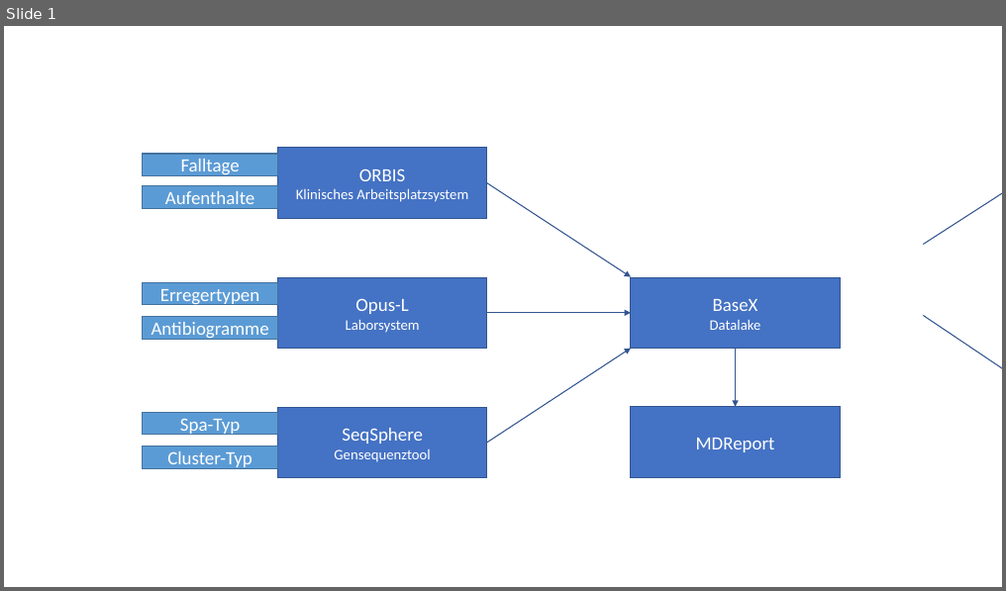
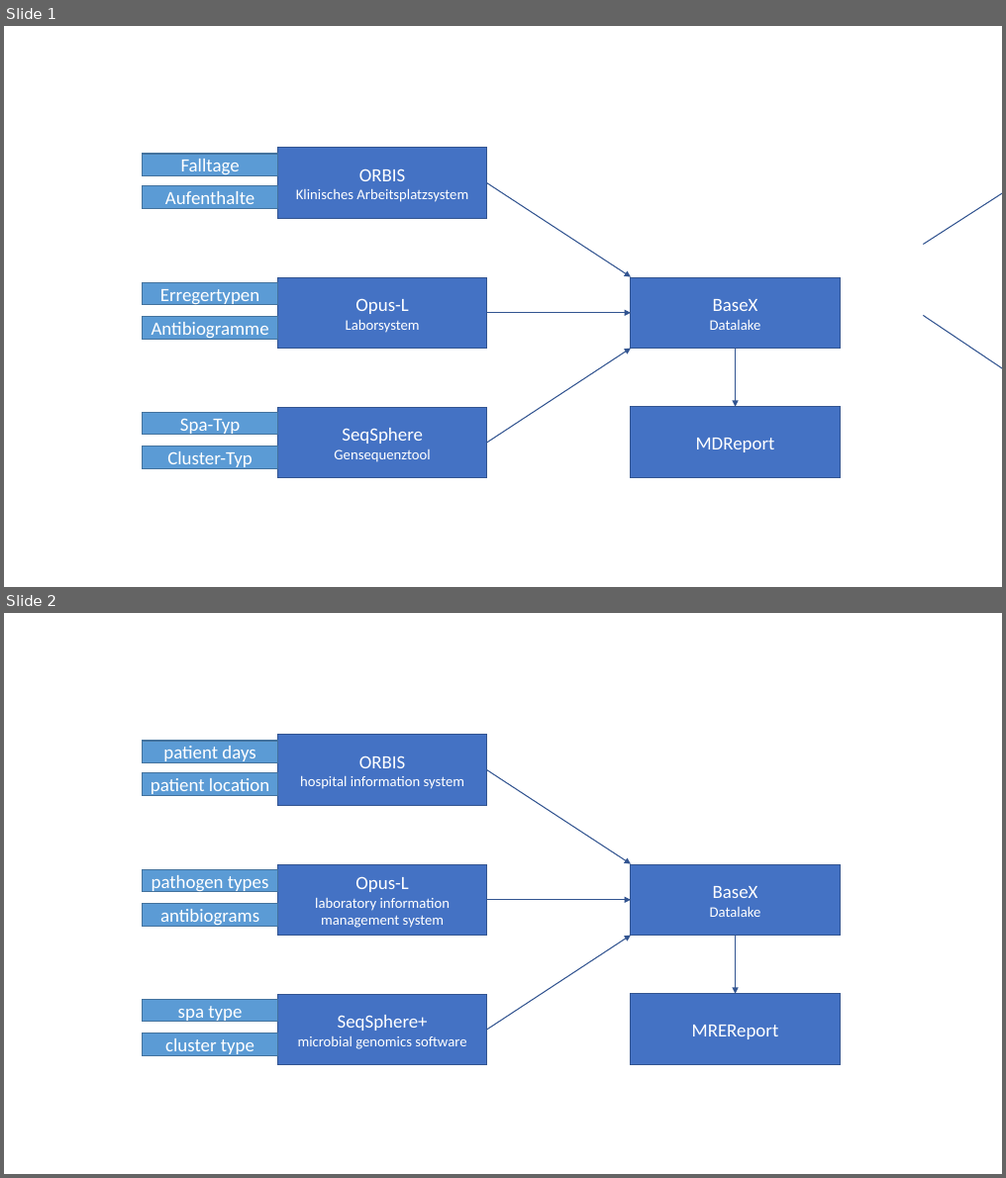
Before and after one commit to imi-ms/mdro-report, a slide deck: images/Grafik ETL MDreport.pptx. Shown one above the other, each under a label of ours: slide 1 before the commit, slides 1 and 2 after it. The pictures are 1006x591 and 1006x1178 pixels, drawn with LibreOffice and Linux fonts; fonts in the diff are those of the drawing. Boxes give left, top, right and bottom in pixels: in the first picture for what was removed or moved away, otherwise in the second. Text is boxed around its words. In the diff, an @@ line names an element or a change of style, - is before the commit and + after.

Commit message:
v1.5.0: Renaming to MDRO-Report, and added ST-Type, vanA and vanB to all

```diff
--- a/images/Grafik ETL MDreport.pptx
+++ b/images/Grafik ETL MDreport.pptx
@@ slide 2 added at [4, 613, 1002, 1174], background #FFFFFF @@
@@ rectangle added at [143, 741, 278, 763], fill #5B9BD5, outline #43739E 1 pt, 18 pt, text #FFFFFF @@
+patient days
@@ rectangle added at [278, 735, 487, 806], fill #4472C4, outline #325491 1 pt, 14 pt, text #FFFFFF @@
+ORBIS
+hospital information system
@@ rectangle added at [143, 773, 278, 796], fill #5B9BD5, outline #43739E 1 pt, 18 pt, text #FFFFFF @@
+patient location
@@ arrow added from (487, 770) to (631, 863), #325491 1 pt @@
@@ rectangle added at [143, 869, 278, 892], fill #5B9BD5, outline #43739E 1 pt, 18 pt, text #FFFFFF @@
+pathogen types
@@ rectangle added at [278, 864, 487, 936], fill #4472C4, outline #325491 1 pt, 14 pt, text #FFFFFF @@
+Opus-L
+laboratory information management system
@@ rectangle added at [631, 864, 840, 936], fill #4472C4, outline #325491 1 pt, 14 pt, text #FFFFFF @@
+BaseX
+Datalake
@@ rectangle added at [143, 903, 278, 926], fill #5B9BD5, outline #43739E 1 pt, 18 pt, text #FFFFFF @@
+antibiograms
@@ arrow added from (487, 900) to (631, 900), #325491 1 pt @@
@@ arrow added from (487, 1030) to (631, 936), #325491 1 pt @@
@@ arrow added from (736, 936) to (736, 994), #325491 1 pt @@
@@ rectangle added at [278, 994, 487, 1065], fill #4472C4, outline #325491 1 pt, 14 pt, text #FFFFFF @@
+SeqSphere+
+microbial genomics software
@@ rectangle added at [631, 994, 840, 1065], fill #4472C4, outline #325491 1 pt, 18 pt, text #FFFFFF @@
+MREReport
@@ rectangle added at [143, 999, 278, 1022], fill #5B9BD5, outline #43739E 1 pt, 18 pt, text #FFFFFF @@
+spa type
@@ rectangle added at [143, 1033, 278, 1056], fill #5B9BD5, outline #43739E 1 pt, 18 pt, text #FFFFFF @@
+cluster type
```
Also in this commit, not shown: 20 other files.
